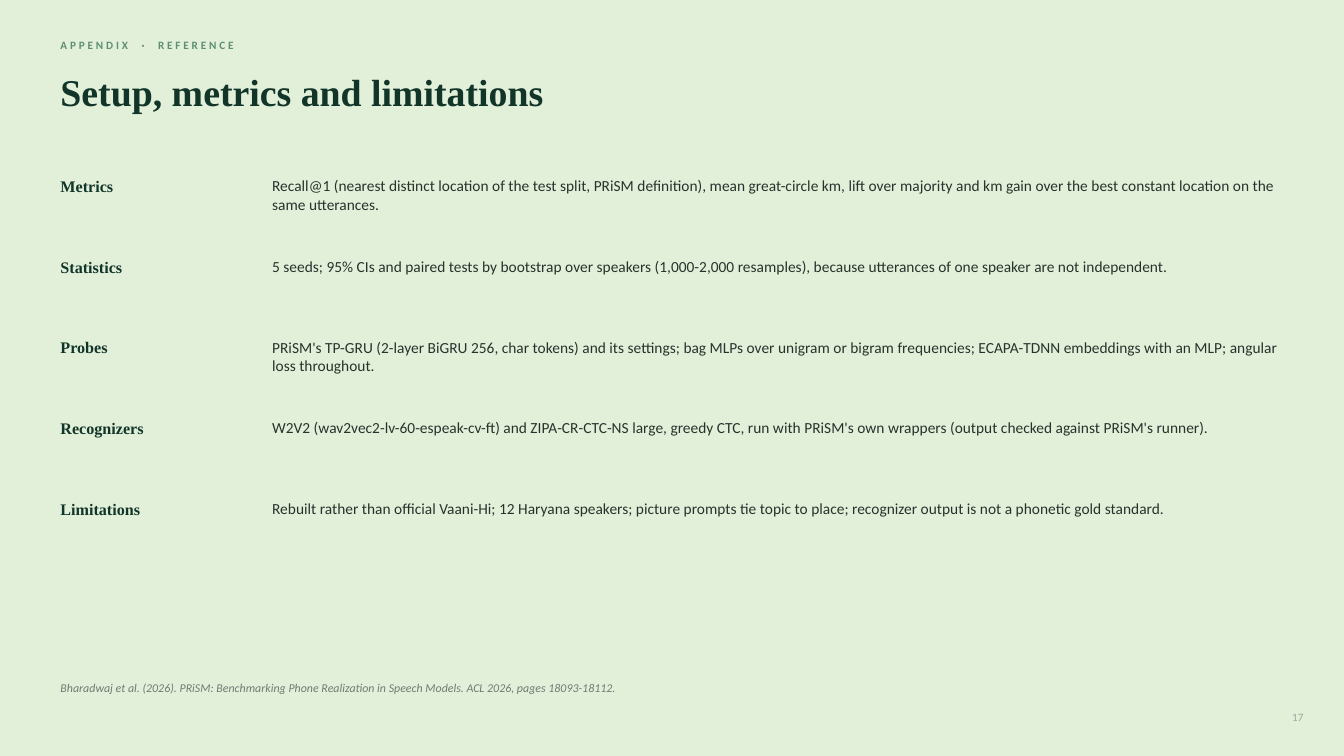
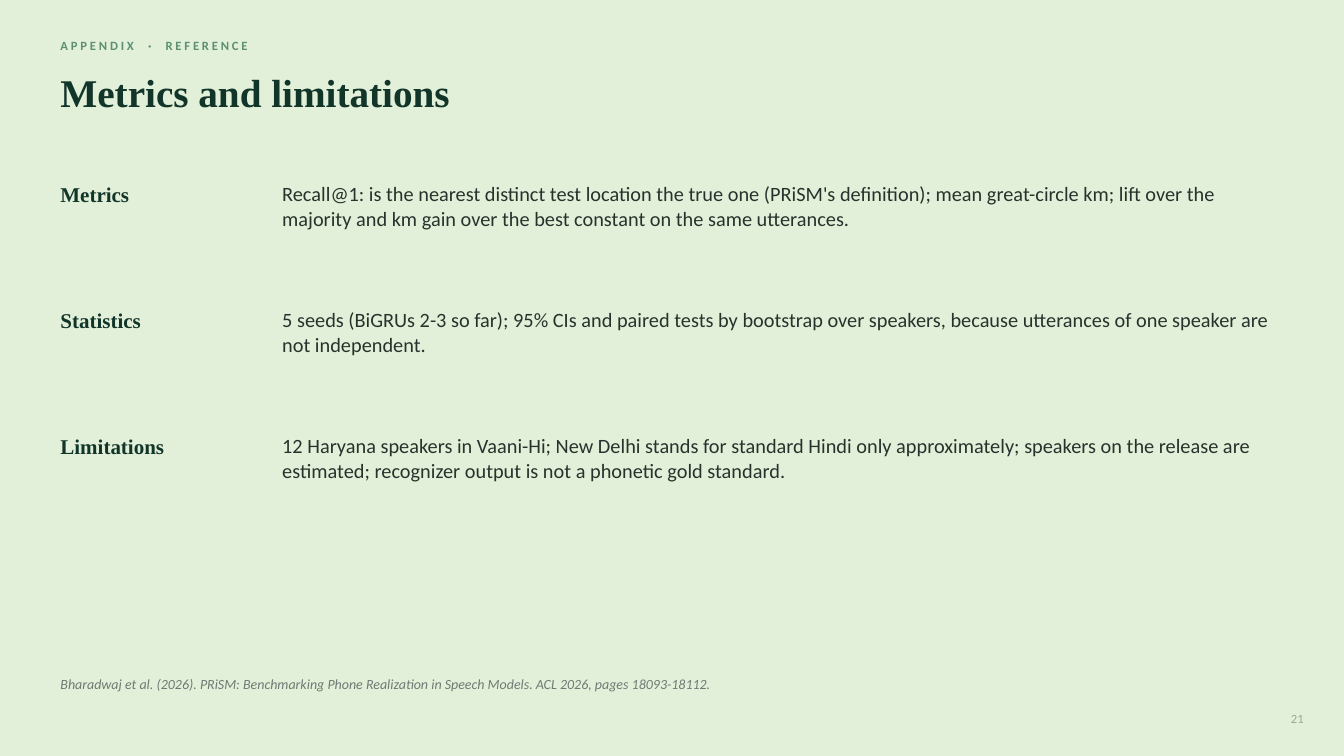
Before and after one commit to unignoramus11/sal-project, a slide deck: slide 21 of slides/mid/mid_evaluation.pptx (slide 17 before the commit). Drawn at 1344x756 pixels with LibreOffice and Linux fonts; fonts in the diff are those of the drawing. Boxes give left, top, right and bottom in pixels: in the first picture for what was removed or moved away, otherwise in the second. Text is boxed around its words. In the diff, an @@ line names an element or a change of style, - is before the commit and + after.

```diff
--- a/slides/mid/mid_evaluation.pptx
+++ b/slides/mid/mid_evaluation.pptx
@@ text "APPENDIX · REFERENCE" at (60, 42, 248, 50): size 8 to 9 pt @@
@@ text at (60, 79, 449, 108): text changed; size 27 to 28 pt @@
-Setup, metrics and limitations
+Metrics and limitations
@@ text at (282, 186, 1215, 230): text changed; size 11 to 14.5 pt @@
-Recall@1 (nearest distinct location of the test split, PRiSM definition), mean great-circle km, lift over majority and km gain over the best constant location on the same utterances.
+Recall@1: is the nearest distinct test location the true one (PRiSM's definition); mean great-circle km; lift over the majority and km gain over the best constant on the same utterances.
@@ size 11.5 to 15 pt in 3 elements at (60, 187, 129, 202), (60, 439, 164, 454), (60, 313, 140, 328) @@
@@ text "Statistics": place and size @@
-text "Statistics" at (60, 262, 122, 273)
+text "Statistics" at (60, 313, 140, 328)
@@ text at (282, 312, 1268, 356): text changed; size 11 to 14.5 pt @@
-5 seeds; 95% CIs and paired tests by bootstrap over speakers (1,000-2,000 resamples), because utterances of one speaker are not independent.
+5 seeds (BiGRUs 2-3 so far); 95% CIs and paired tests by bootstrap over speakers, because utterances of one speaker are not independent.
@@ text removed at (60, 342, 107, 353) @@
-Probes
@@ text removed at (272, 342, 1277, 374) @@
-PRiSM's TP-GRU (2-layer BiGRU 256, char tokens) and its settings; bag MLPs over unigram or bigram frequencies; ECAPA-TDNN embeddings with an MLP; angular loss throughout.
@@ text "Limitations": place and size @@
-text "Limitations" at (60, 504, 140, 515)
+text "Limitations" at (60, 439, 164, 454)
@@ text removed at (60, 423, 143, 438) @@
-Recognizers
@@ text removed at (272, 422, 1208, 436) @@
-W2V2 (wav2vec2-lv-60-espeak-cv-ft) and ZIPA-CR-CTC-NS large, greedy CTC, run with PRiSM's own wrappers (output checked against PRiSM's runner).
@@ text at (282, 439, 1250, 482): text changed; size 11 to 14.5 pt @@
-Rebuilt rather than official Vaani-Hi; 12 Haryana speakers; picture prompts tie topic to place; recognizer output is not a phonetic gold standard.
+12 Haryana speakers in Vaani-Hi; New Delhi stands for standard Hindi only approximately; speakers on the release are estimated; recognizer output is not a phonetic gold standard.
@@ text "Bharadwaj et al. (2026). PRiSM: ..." at (60, 679, 711, 692): size 8.5 to 10 pt @@
@@ text at (1291, 715, 1304, 723): text changed; size 8 to 9 pt @@
-17
+21
```
Also in this commit, not shown: 14 other slides changed, 6 slides added, 2 slides removed, 6 other files.
